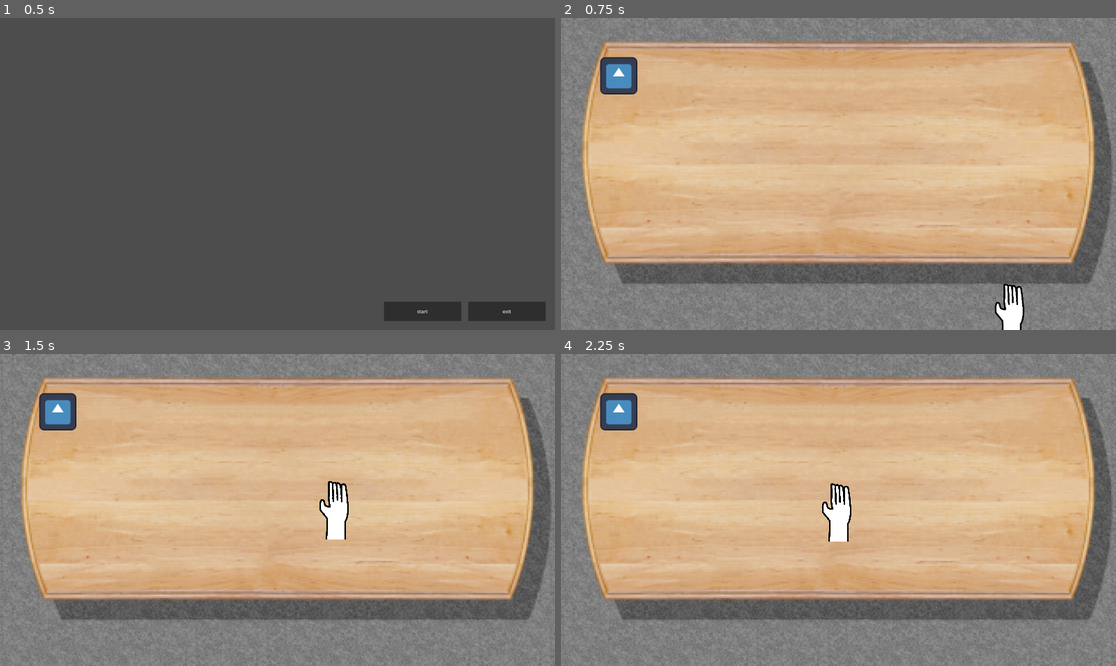
Above: before the commit, frames 1-4 (two rows, left to right).
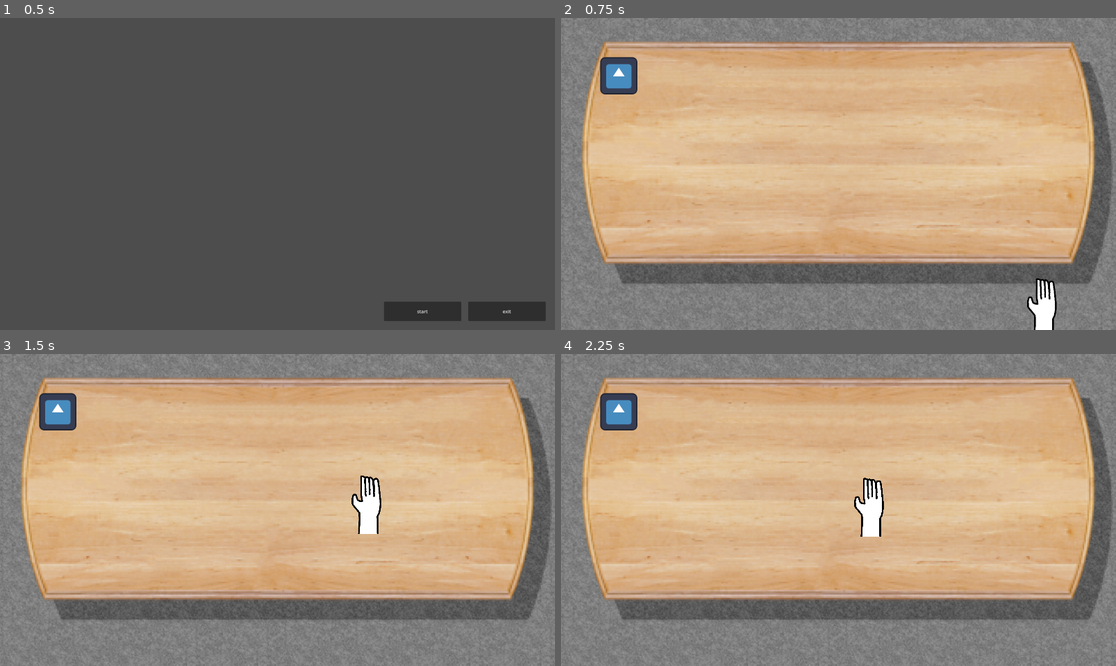
Above: after the commit, the same moments.

Repository: Hesuvius/LOST_CONTROL
Game: Godot game, scene res://menu/menu.tscn
Two runs of this game, one before a commit and one after it. Both use one fixed random seed, a clock stepped at 60 frames per second and the inputs below. The engine's default icon, where the game draws it, is replaced by a stand-in: a white triangle on a blue panel in a dark square.
Inputs (mouse positions are in pixels of both pictures, inside the frame that each line leads up to):
- Up to frame 1 (0.5 s): no input
- Up to frame 2 (0.75 s): click "start" at 0.5 s
- Up to frame 3 (1.5 s): tap Enter at 1.25 s; move the mouse to (305, 510) at 1.27 s; click (305, 510) at 1.42 s
- Up to frame 4 (2.25 s): tap Space at 2 s; move the mouse to (810, 510) at 2.02 s; click (810, 510) at 2.17 s

Frame 1 is identical in both runs. In frame 2, 1.2% of the frame differs, in the area x 78-90%, y 83-100%; in frame 3, 1.5%, in the area x 57-69%, y 38-60%; in frame 4, 1.5%.

Commit message:
käsi liikuttaa sitä

Diff:
--- a/Lost Control/drag-and-drop.gd
+++ b/Lost Control/drag-and-drop.gd
@@ -1,23 +1,27 @@
 extends Sprite2D
 
+var touching = false
 var selected = false
 
 
-func _on_area_2d_input_event(viewport, event, shape_idx):
+func _on_area_2d_input_event(_viewport, _event, _shape_idx):
 	pass
 
 
 func _input(event):
-	if selected && event is InputEventMouseMotion:
-		if Input.get_mouse_mode() == Input.MOUSE_MODE_CAPTURED:
+	if Input.get_mouse_mode() == Input.MOUSE_MODE_CAPTURED:
+		if selected && event is InputEventMouseMotion:
 			var relative_movement = event.relative
 			position.x = position.x + relative_movement.x
 			position.y = position.y + relative_movement.y
+		if event is InputEventMouseButton:
+			if event.button_index == MOUSE_BUTTON_LEFT:
+				selected = event.pressed
 
 
-func _on_area_2d_body_entered(body):
-	selected = true
+func _on_area_2d_body_entered(_body):
+	touching = true
 
 
-func _on_area_2d_body_exited(body):
-	selected = false
+func _on_area_2d_body_exited(_body):
+	touching = false
--- a/Lost Control/hand.gd
+++ b/Lost Control/hand.gd
@@ -52,16 +52,16 @@
 
 
 func _input(event):
+	if event.is_action_pressed("ui_cancel"):
+		Input.set_mouse_mode(Input.MOUSE_MODE_VISIBLE)
+	if event is InputEventMouseButton:
+		if event.pressed && event.button_index == MOUSE_BUTTON_LEFT:
+			if Input.get_mouse_mode() == Input.MOUSE_MODE_VISIBLE:
+				Input.set_mouse_mode(Input.MOUSE_MODE_CAPTURED)
 	if event is InputEventMouseMotion:
 		if Input.get_mouse_mode() == Input.MOUSE_MODE_CAPTURED:
 			var relative_movement = event.relative
 			position.x = position.x + relative_movement.x
 			position.y = position.y + relative_movement.y
 			clamp_position()
-	if event.is_action_pressed("ui_cancel"):
-		Input.set_mouse_mode(Input.MOUSE_MODE_VISIBLE)
-	if event is InputEventMouseButton:
-		if event.pressed && event.button_index == MOUSE_BUTTON_LEFT:
-			if Input.get_mouse_mode() == Input.MOUSE_MODE_VISIBLE:
-				Input.set_mouse_mode(Input.MOUSE_MODE_CAPTURED)
 	pass
--- a/Lost Control/main.tscn
+++ b/Lost Control/main.tscn
@@ -36,7 +36,7 @@
 metadata/_edit_lock_ = true
 
 [node name="Hand" type="CharacterBody2D" parent="."]
-position = Vector2(1566, 1020)
+position = Vector2(1678, 1001)
 script = ExtResource("4_r86g5")
 
 [node name="Sprite2D" type="Sprite2D" parent="Hand"]
